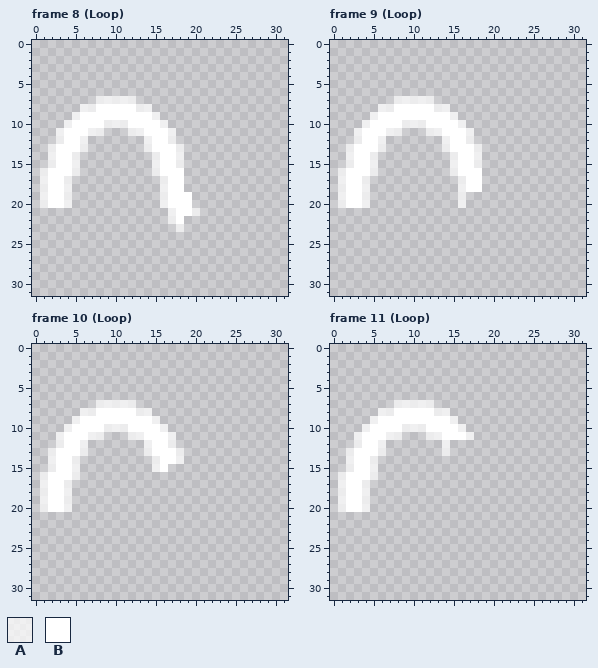
Pixel-art file -- Sprites/Guns/W_23_Bomb.aseprite. This is how it looked before the edit.
32x32 pixels, 18 frames. Colours within 5 levels of each other are drawn and written as one. Shown: frame 8 (Loop), frame 9 (Loop), frame 10 (Loop), frame 11 (Loop). The commit also changed other frames, which this record leaves out.
Visible layers, top first: "Layer 2", "Layer 1".
Palette (. is transparent): A #ffffffb4  B #ffffff
Pixels before, frame 8 (Loop), first column x 1:
 7 .......AAAAA........
 8 .....AABBBBBAA......
 9 ....ABBBBBBBBBA.....
10 ...ABBBBAAABBBBA....
11 ..ABBBAA...AABBBA...
12 ..ABBA.......ABBA...
13 .ABBBA.......ABBBA..
14 .ABBA.........ABBA..
15 .ABBA.........ABBA..
16 ABBBA.........ABBB..
17 ABBA...........ABB..
18 ABBA...........ABB..
19 ABBA...........ABBB.
20 ABBA...........ABBB.
21 ................ABBA
22 ................AB..
23 .................A..
Pixels before, frame 9 (Loop), first column x 1:
 7 .......AAAAA......
 8 .....AABBBBBAA....
 9 ....ABBBBBBBBBA...
10 ...ABBBBAAABBBBA..
11 ..ABBBAA...AABBBA.
12 ..ABBA.......ABBA.
13 .ABBBA.......ABBBA
14 .ABBA.........ABBA
15 .ABBA.........ABBA
16 ABBBA.........ABBB
17 ABBA...........ABB
18 ABBA...........ABB
19 ABBA...........A..
20 ABBA...........A..
Pixels before, frame 10 (Loop), first column x 1:
 7 .......AAAAA......
 8 .....AABBBBBAA....
 9 ....ABBBBBBBBBA...
10 ...ABBBBAAABBBBA..
11 ..ABBBAA...AABBBA.
12 ..ABBA.......ABBA.
13 .ABBBA.......ABBBA
14 .ABBA.........ABBA
15 .ABBA.........AB..
16 ABBBA.............
17 ABBA..............
18 ABBA..............
19 ABBA..............
20 ABBA..............
Pixels before, frame 11 (Loop), first column x 1:
 7 .......AAAAA.....
 8 .....AABBBBBAA...
 9 ....ABBBBBBBBBA..
10 ...ABBBBAAABBBBA.
11 ..ABBBAA...AABBBA
12 ..ABBA.......A...
13 .ABBBA.......A...
14 .ABBA............
15 .ABBA............
16 ABBBA............
17 ABBA.............
18 ABBA.............
19 ABBA.............
20 ABBA.............
After:
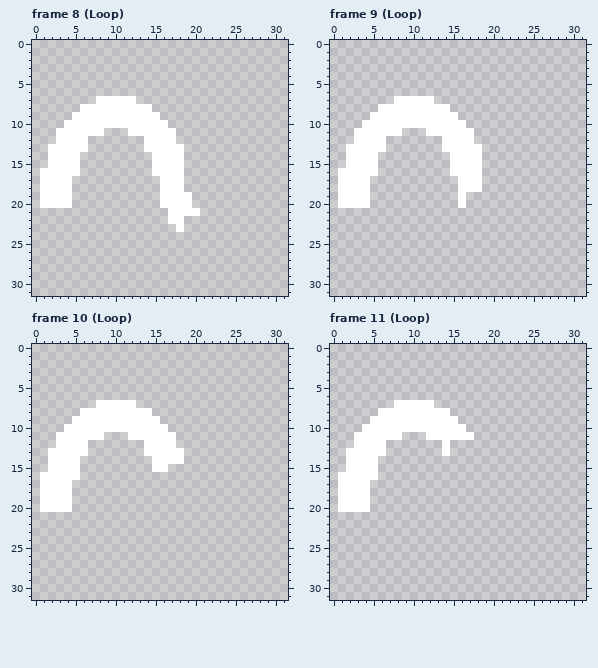
Difference:
Frame 8 (Loop), layer "Layer 2":
y 7: x 8..12 AAAAA -> BBBBB
y 8: x 6..7 AA -> BB; x 13..14 AA -> BB
y 9: x 5 A -> B; x 15 A -> B
y 10: x 4 A -> B; x 9..11 AAA -> BBB; x 16 A -> B
y 11: x 3 A -> B; x 7..8 AA -> BB; x 12..13 AA -> BB; x 17 A -> B
y 12: x 3 A -> B; x 6 A -> B; x 14 A -> B; x 17 A -> B
y 13: x 2 A -> B; x 6 A -> B; x 14 A -> B; x 18 A -> B
y 14..15: x 2 A -> B; x 5 A -> B; x 15 A -> B; x 18 A -> B
y 16: x 1 A -> B; x 5 A -> B; x 15 A -> B
y 17..20: x 1 A -> B; x 4 A -> B; x 16 A -> B
y 21: x 17 A -> B; x 20 A -> B
y 22: x 17 A -> B
y 23: x 18 A -> B
Frame 9 (Loop), layer "Layer 2":
y 7: x 8..12 AAAAA -> BBBBB
y 8: x 6..7 AA -> BB; x 13..14 AA -> BB
y 9: x 5 A -> B; x 15 A -> B
y 10: x 4 A -> B; x 9..11 AAA -> BBB; x 16 A -> B
y 11: x 3 A -> B; x 7..8 AA -> BB; x 12..13 AA -> BB; x 17 A -> B
y 12: x 3 A -> B; x 6 A -> B; x 14 A -> B; x 17 A -> B
y 13: x 2 A -> B; x 6 A -> B; x 14 A -> B; x 18 A -> B
y 14..15: x 2 A -> B; x 5 A -> B; x 15 A -> B; x 18 A -> B
y 16: x 1 A -> B; x 5 A -> B; x 15 A -> B
y 17..20: x 1 A -> B; x 4 A -> B; x 16 A -> B
Frame 10 (Loop), layer "Layer 2":
y 7: x 8..12 AAAAA -> BBBBB
y 8: x 6..7 AA -> BB; x 13..14 AA -> BB
y 9: x 5 A -> B; x 15 A -> B
y 10: x 4 A -> B; x 9..11 AAA -> BBB; x 16 A -> B
y 11: x 3 A -> B; x 7..8 AA -> BB; x 12..13 AA -> BB; x 17 A -> B
y 12: x 3 A -> B; x 6 A -> B; x 14 A -> B; x 17 A -> B
y 13: x 2 A -> B; x 6 A -> B; x 14 A -> B; x 18 A -> B
y 14: x 2 A -> B; x 5 A -> B; x 15 A -> B; x 18 A -> B
y 15: x 2 A -> B; x 5 A -> B; x 15 A -> B
y 16: x 1 A -> B; x 5 A -> B
y 17..20: x 1 A -> B; x 4 A -> B
Frame 11 (Loop), layer "Layer 2":
y 7: x 8..12 AAAAA -> BBBBB
y 8: x 6..7 AA -> BB; x 13..14 AA -> BB
y 9: x 5 A -> B; x 15 A -> B
y 10: x 4 A -> B; x 9..11 AAA -> BBB; x 16 A -> B
y 11: x 3 A -> B; x 7..8 AA -> BB; x 12..13 AA -> BB; x 17 A -> B
y 12: x 3 A -> B; x 6 A -> B; x 14 A -> B
y 13: x 2 A -> B; x 6 A -> B; x 14 A -> B
y 14..15: x 2 A -> B; x 5 A -> B
y 16: x 1 A -> B; x 5 A -> B
y 17..20: x 1 A -> B; x 4 A -> B
Boxes around the changes in both pictures, in picture pixels (x1, y1, x2, y2):
changed: (40, 96, 200, 232)
changed: (338, 96, 482, 208)
changed: (40, 400, 184, 512)
changed: (338, 400, 474, 512)
